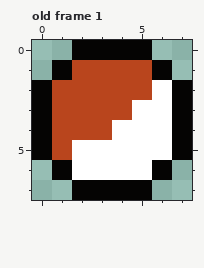
Two versions of one pixel-art file, art/bobber.aseprite. The picture above was drawn from the file before the commit.
8x8 pixels, 1 frame. Shown: old frame 1. The commit also changed other frames, which this record leaves out.
After the commit:
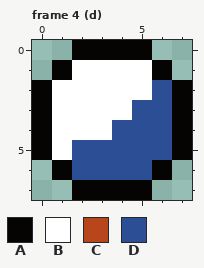
Palette (. is transparent): A #050403  B #ffffff  C #b9451d  D #2b4e95
A new or re-ordered frame is compared with the old frame closest to it.
The edit:
frames 1 -> 8
Changed rows in their new state; - is an unchanged pixel.
Frame 4 (d) is new; against old frame 1:
first column x 1:
1 -BBBB-
2 BBBBBD
3 BBBBDD
4 BBBDDD
5 BDDDDD
6 -DDDD-
